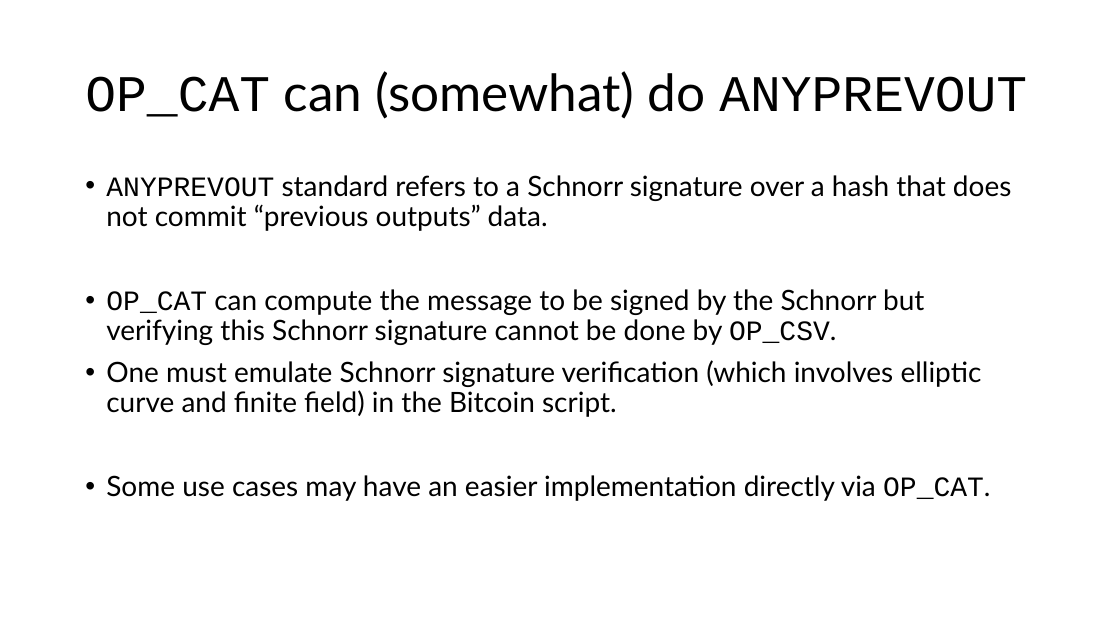
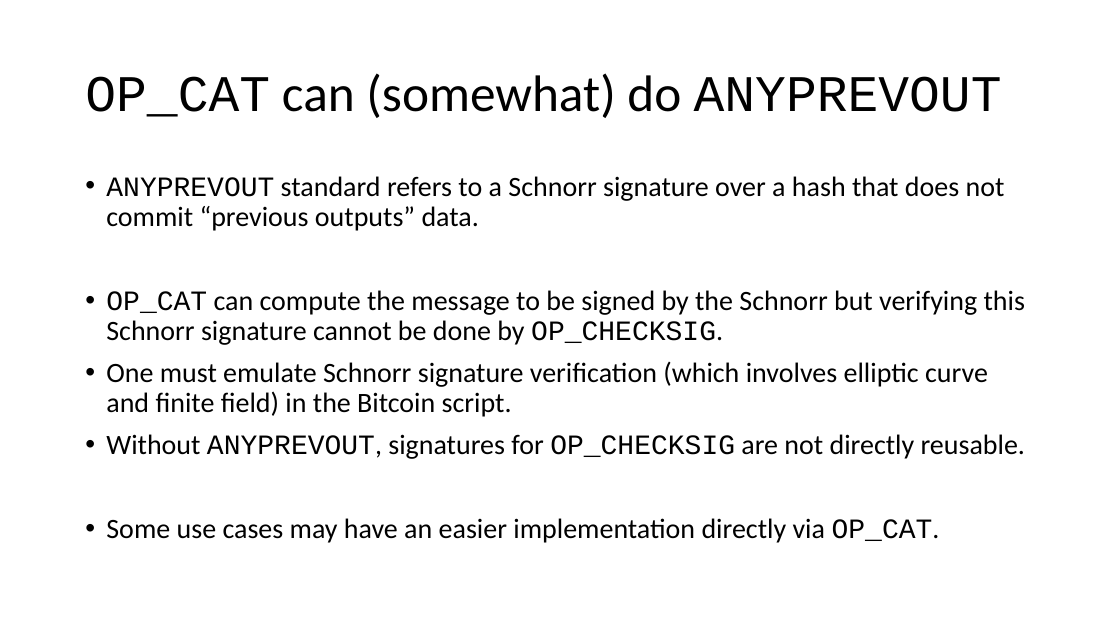
Before and after one commit to Bitcoin-Wildlife-Sanctuary/opcat-slides, a slide deck: slide 45 of opcat.pptx (slide 42 before the commit). Drawn at 1120x630 pixels with LibreOffice and Linux fonts; fonts in the diff are those of the drawing. Boxes give left, top, right and bottom in pixels: in the first picture for what was removed or moved away, otherwise in the second. Text is boxed around its words. In the diff, an @@ line names an element or a change of style, - is before the commit and + after.

```diff
--- a/opcat.pptx
+++ b/opcat.pptx
@@ title "OP_CAT can (somewhat) do ANYPREVOUT" at [85,73,1002,118]: font Lato to Calibri in "can (somewhat) do" @@
@@ text at [106,176,1005,543]: font Lato to Calibri in "standard refers to a Schnorr signature over ...", "One must emulate Schnorr signature verification (which ...", "Some use cases may have an easier ..." @@
@@ text at [106,290,1025,345]: text changed; font Lato to Calibri @@
-• OP_CAT can compute the message to be signed by the Schnorr but verifying this Schnorr signature cannot be done by OP_CSV.
+• OP_CAT can compute the message to be signed by the Schnorr but verifying this Schnorr signature cannot be done by OP_CHECKSIG.
@@ text at [106,434,1025,459]: paragraph added @@
+• Without ANYPREVOUT, signatures for OP_CHECKSIG are not directly reusable.
```
Also in this commit, not shown: 48 other slides changed, 5 slides added, 1 slide removed.
